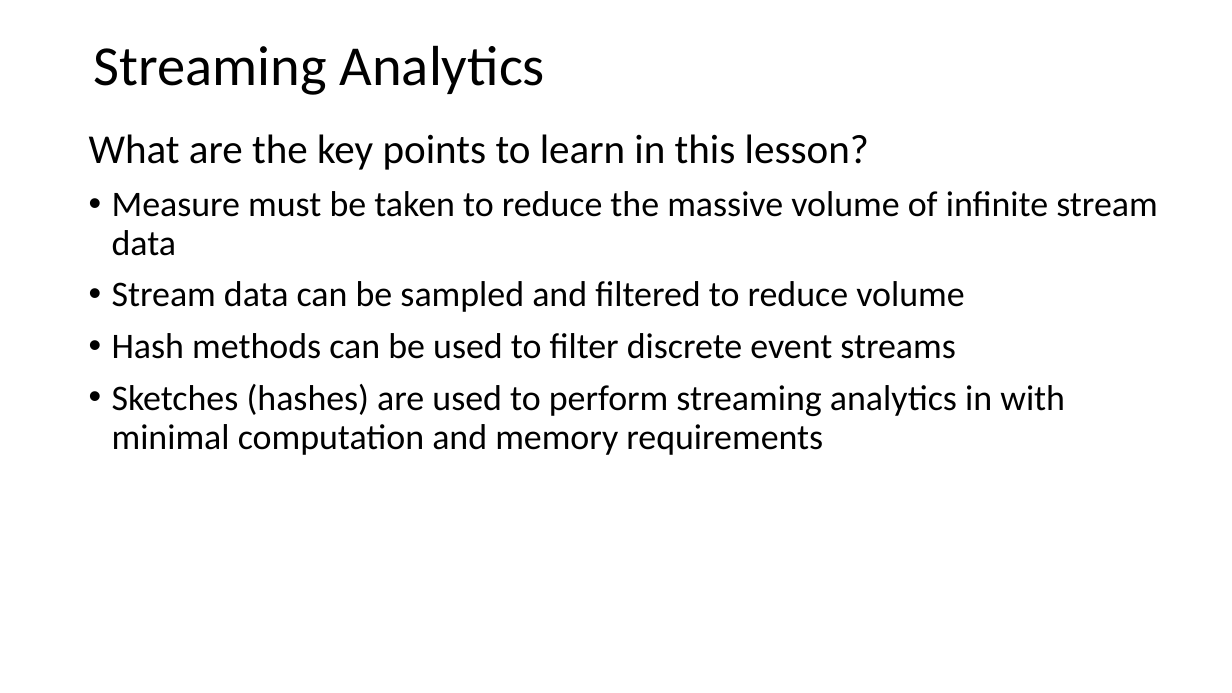
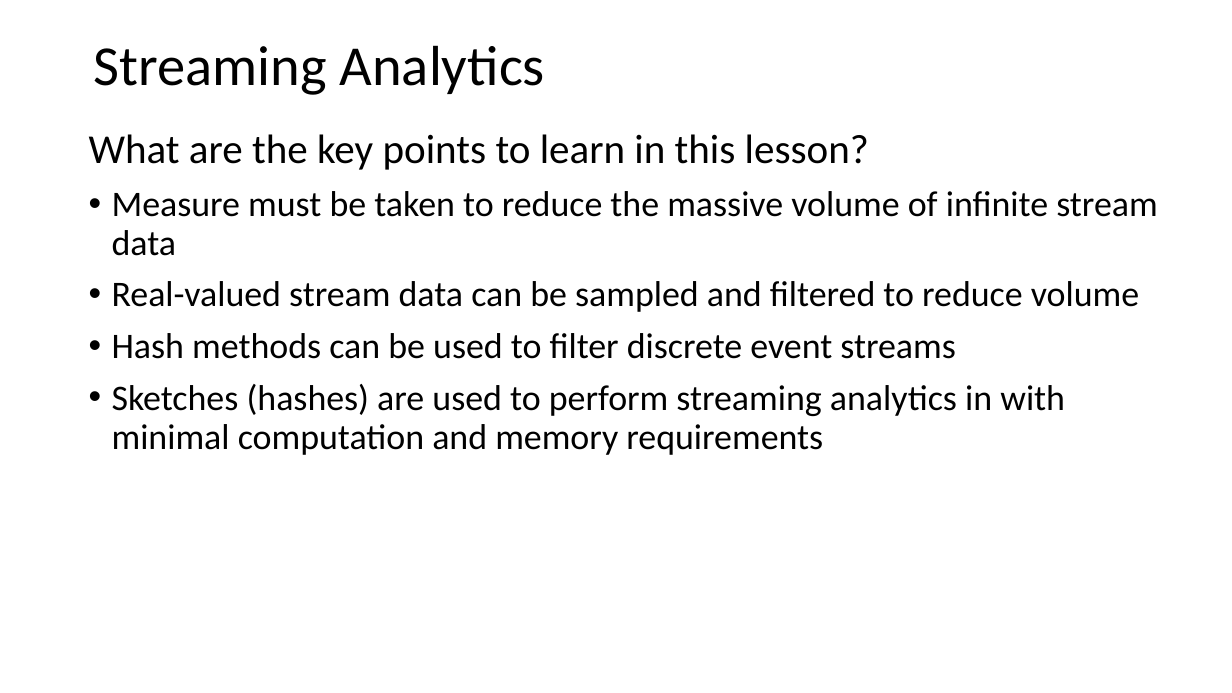
Before and after one commit to tenevian/Harvard-SSP-Data-Mining, a slide deck: slide 3 of slides/3_StreamingAnalytics.pptx. Drawn at 1232x693 pixels with LibreOffice and Linux fonts; fonts in the diff are those of the drawing. Boxes give left, top, right and bottom in pixels: in the first picture for what was removed or moved away, otherwise in the second. Text is boxed around its words. In the diff, an @@ line names an element or a change of style, - is before the commit and + after.

Commit message:
Updated intro slides

```diff
--- a/slides/3_StreamingAnalytics.pptx
+++ b/slides/3_StreamingAnalytics.pptx
@@ text at bbox=[112, 281, 1139, 312]: text changed @@
-• Stream data can be sampled and filtered to reduce volume
+• Real-valued stream data can be sampled and filtered to reduce volume
```
